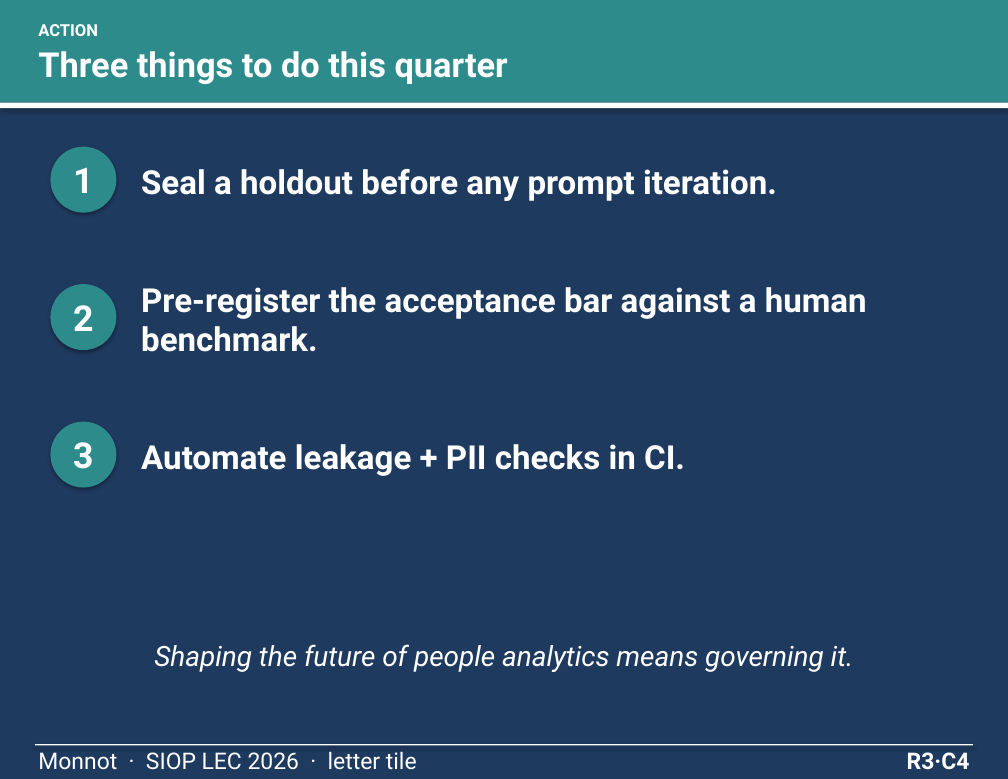
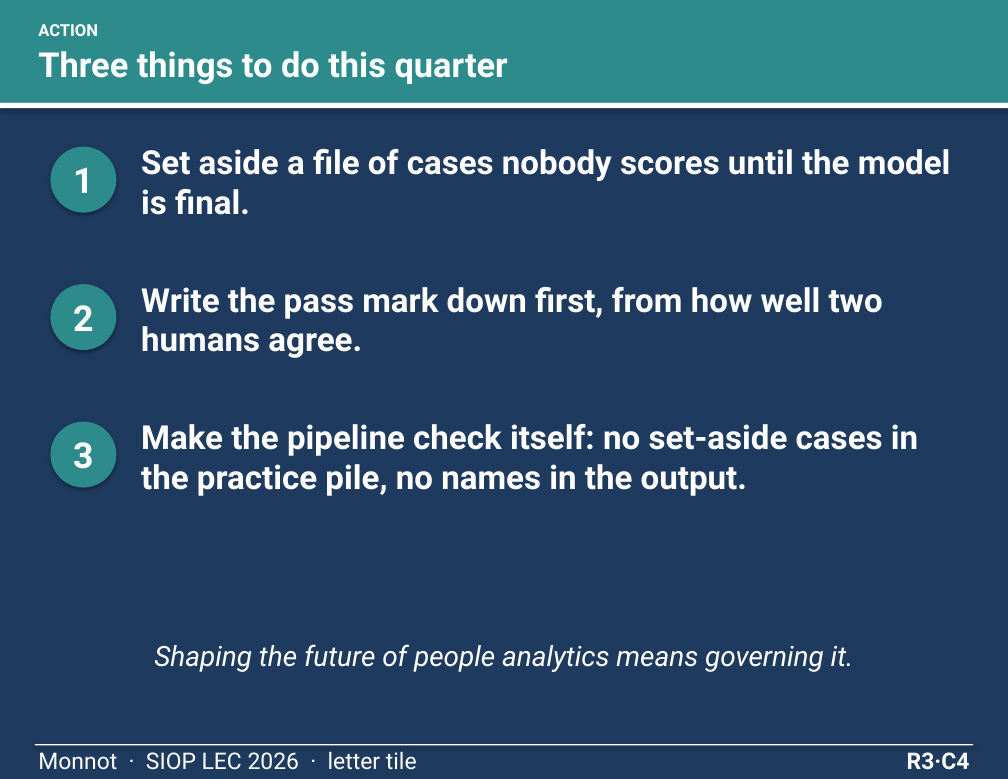
Before and after one commit to mjmonnot/mjmonnot.github.io, a slide deck: slide 12 of lec-2026/assets/Monnot_Poster_v5.pptx. Drawn at 1008x779 pixels with LibreOffice and Linux fonts; fonts in the diff are those of the drawing. Boxes give left, top, right and bottom in pixels: in the first picture for what was removed or moved away, otherwise in the second. Text is boxed around its words. In the diff, an @@ line names an element or a change of style, - is before the commit and + after.

Commit message:
lec-2026: plain-language pass (set-aside cases, locked instructions, pass mark); Start here nav; friendlier index; deck v5 rebuilt

```diff
--- a/lec-2026/assets/Monnot_Poster_v5.pptx
+++ b/lec-2026/assets/Monnot_Poster_v5.pptx
@@ text at (x1=141, y1=149, x2=951, y2=215): text changed @@
-Seal a holdout before any prompt iteration.
+Set aside a file of cases nobody scores until the model is final.
@@ text at (x1=141, y1=287, x2=883, y2=358): text changed @@
-Pre-register the acceptance bar against a human benchmark.
+Write the pass mark down first, from how well two humans agree.
@@ text at (x1=141, y1=424, x2=918, y2=496): text changed @@
-Automate leakage + PII checks in CI.
+Make the pipeline check itself: no set-aside cases in the practice pile, no names in the output.
```
Also in this commit, not shown: 15 other slides changed, 17 other files.
